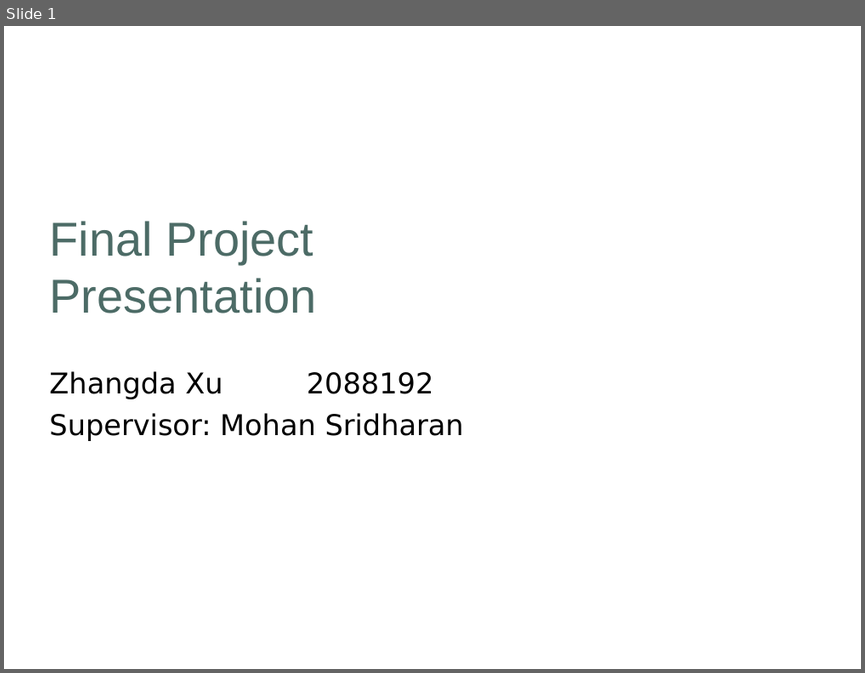
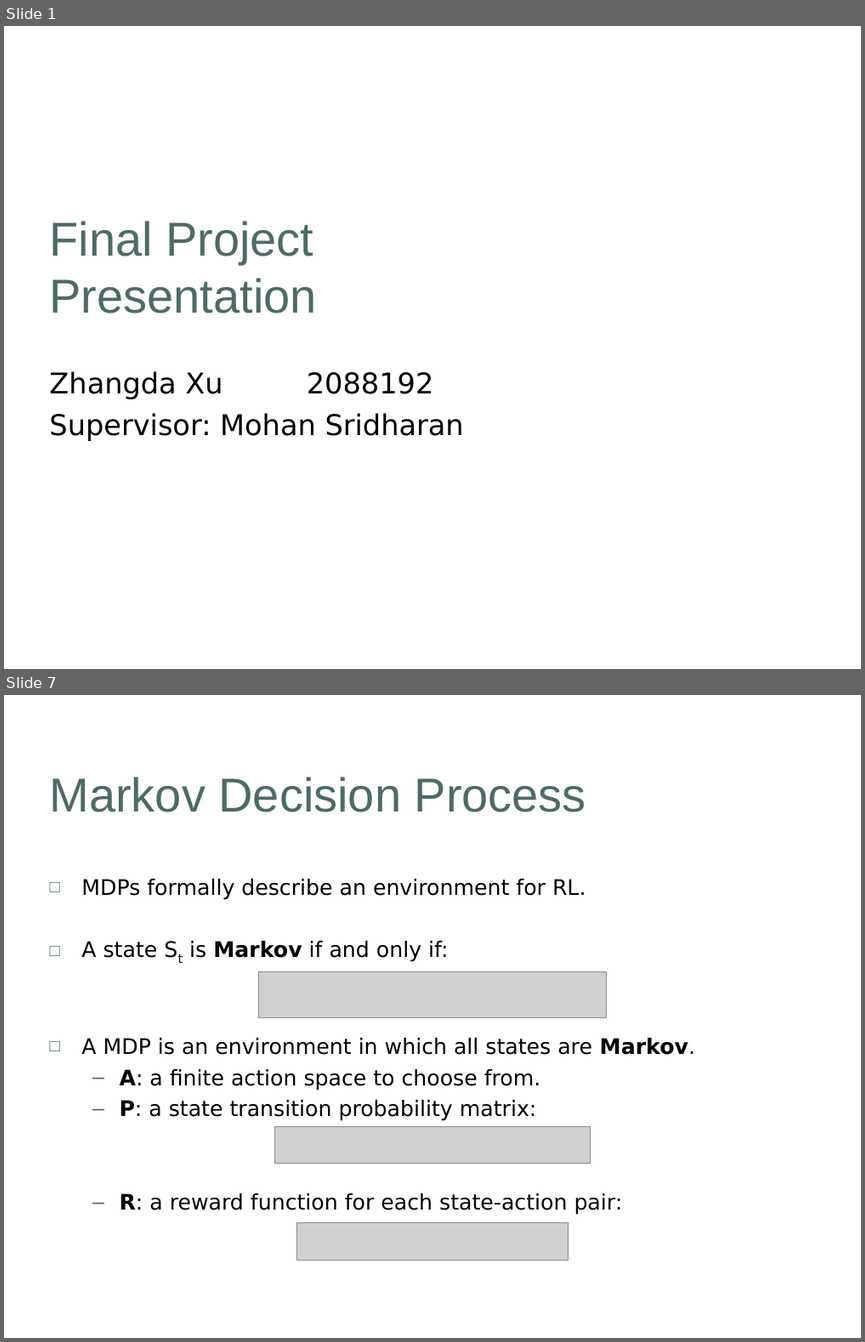
Before and after one commit to khulaifi95/ACS, a slide deck: Project/Presentation/Draft_Presentation.ppt. Shown one above the other, each under a label of ours: slide 1 before the commit, slides 1 and 7 after it; the slides between them are not shown. The pictures are 865x673 and 865x1342 pixels, drawn with LibreOffice and Linux fonts; fonts in the diff are those of the drawing; grey boxes stand for pictures; background and template pictures are left out. Boxes give left, top, right and bottom in pixels: in the first picture for what was removed or moved away, otherwise in the second. Text is boxed around its words. In the diff, an @@ line names an element or a change of style, - is before the commit and + after.

```diff
--- a/Project/Presentation/Draft_Presentation.ppt
+++ b/Project/Presentation/Draft_Presentation.ppt
@@ slide 7 added at (4, 695, 861, 1338), background picture (left out) @@
@@ title added at (50, 777, 586, 812), 40 pt, text #4C6B66 @@
+Markov Decision Process
@@ text added at (81, 879, 695, 1214), 18 pt, text #000000 @@
+□ MDPs formally describe an environment for RL.
+□ A state St is Markov if and only if:
+□ A MDP is an environment in which all states are Markov.
+  – A: a finite action space to choose from.
+  – P: a state transition probability matrix:
+  – R: a reward function for each state-action pair:
@@ picture added at (258, 972, 606, 1018) @@
@@ picture added at (275, 1126, 590, 1163) @@
@@ picture added at (297, 1223, 568, 1260) @@
```
Also in this commit, not shown: 5 slides changed, 23 other slides added, 15 slides removed, 6 other files.
